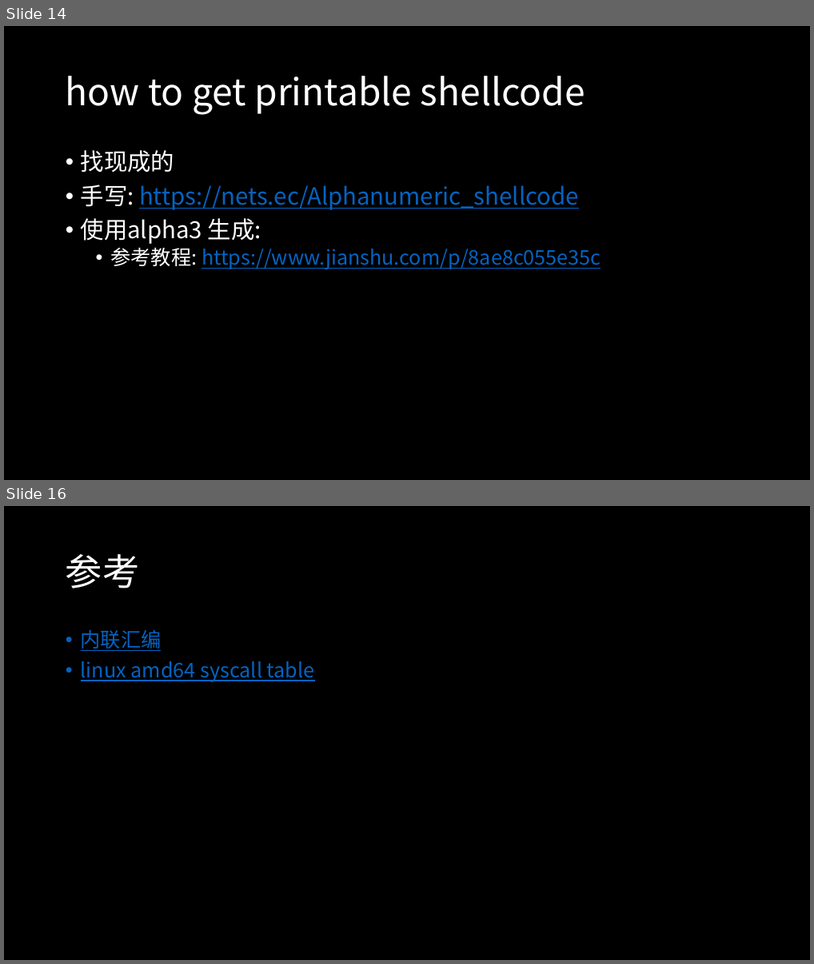
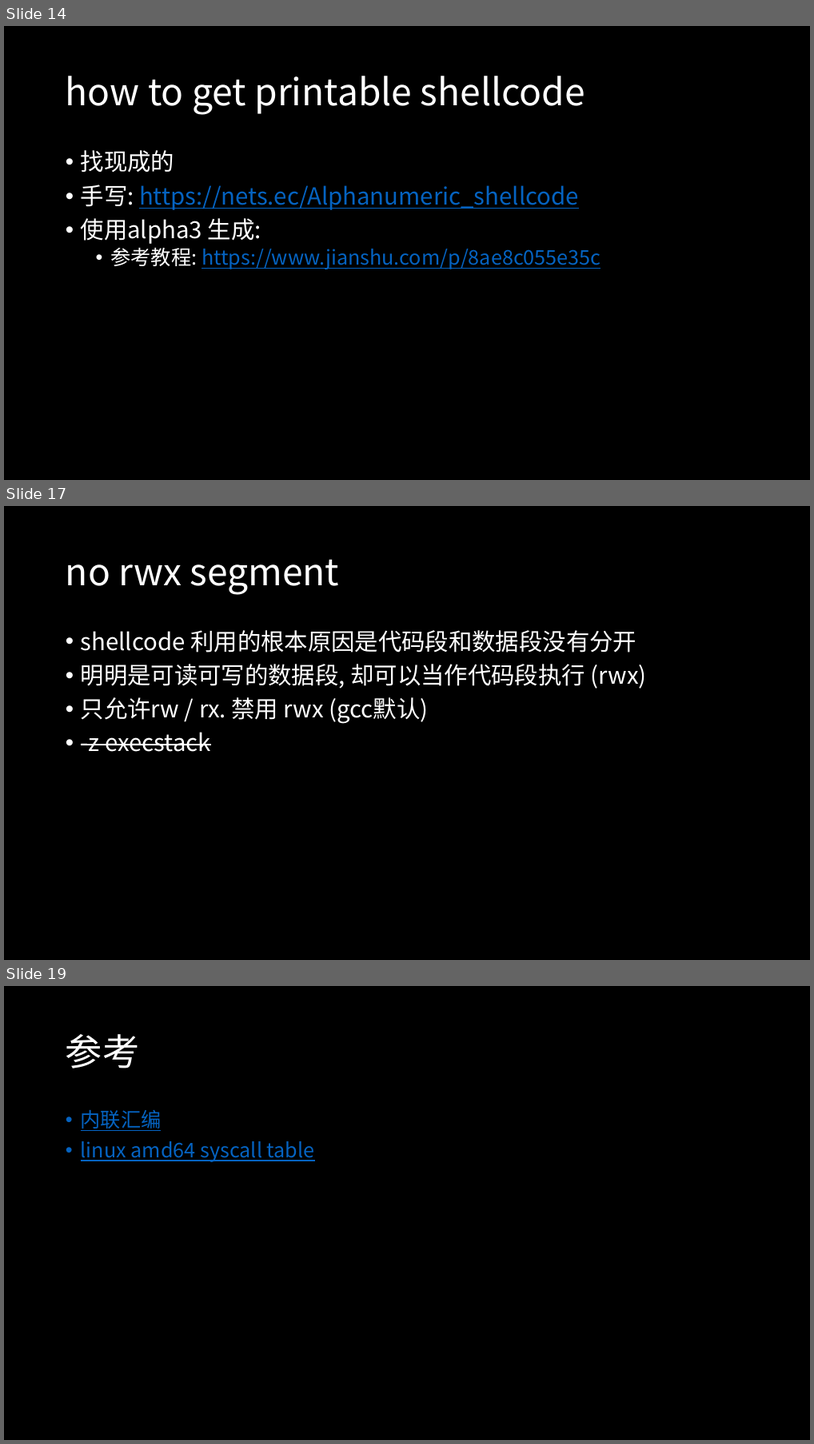
Before and after one commit to 7Hxz233/Lilac_2020_summer_pwn, a slide deck: slides/2-shellcode.pptx. Shown one above the other, each under a label of ours: slides 14 and 16 before the commit, slides 14, 17 and 19 after it; the slides between them are not shown. The pictures are 814x964 and 814x1444 pixels, drawn with LibreOffice and Linux fonts; fonts in the diff are those of the drawing. Boxes give left, top, right and bottom in pixels: in the first picture for what was removed or moved away, otherwise in the second. Text is boxed around its words. In the diff, an @@ line names an element or a change of style, - is before the commit and + after.

```diff
--- a/slides/2-shellcode.pptx
+++ b/slides/2-shellcode.pptx
@@ slide 17 added at [4,506,810,960], background #000000 @@
@@ title added at [66,560,340,595], 44 pt, text #FFFFFF @@
+no rwx segment
@@ text added at [81,630,647,752], 28 pt, text #FFFFFF @@
+• shellcode 利用的根本原因是代码段和数据段没有分开
+• 明明是可读可写的数据段, 却可以当作代码段执行 (rwx)
+• 只允许rw / rx. 禁用 rwx (gcc默认)
+• -z execstack
@@ what was slide 16 is now slide 19 @@
```
Also in this commit, not shown: 2 slides changed, 2 other slides added, 5 other files.
